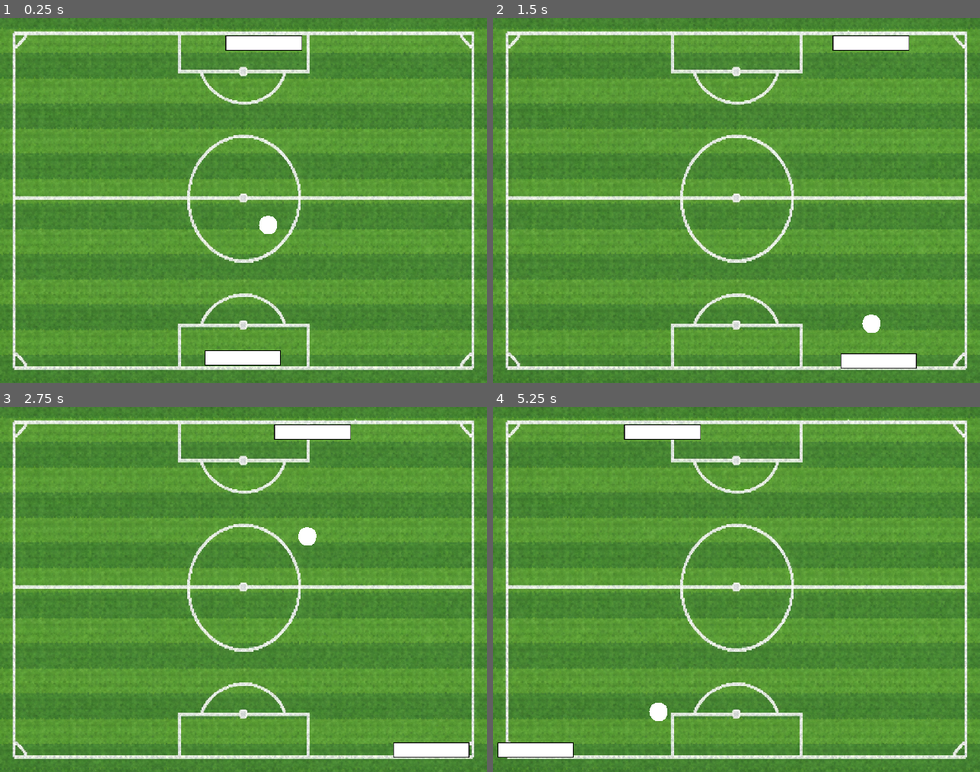
Above: before the commit, frames 1-4 (two rows, left to right).
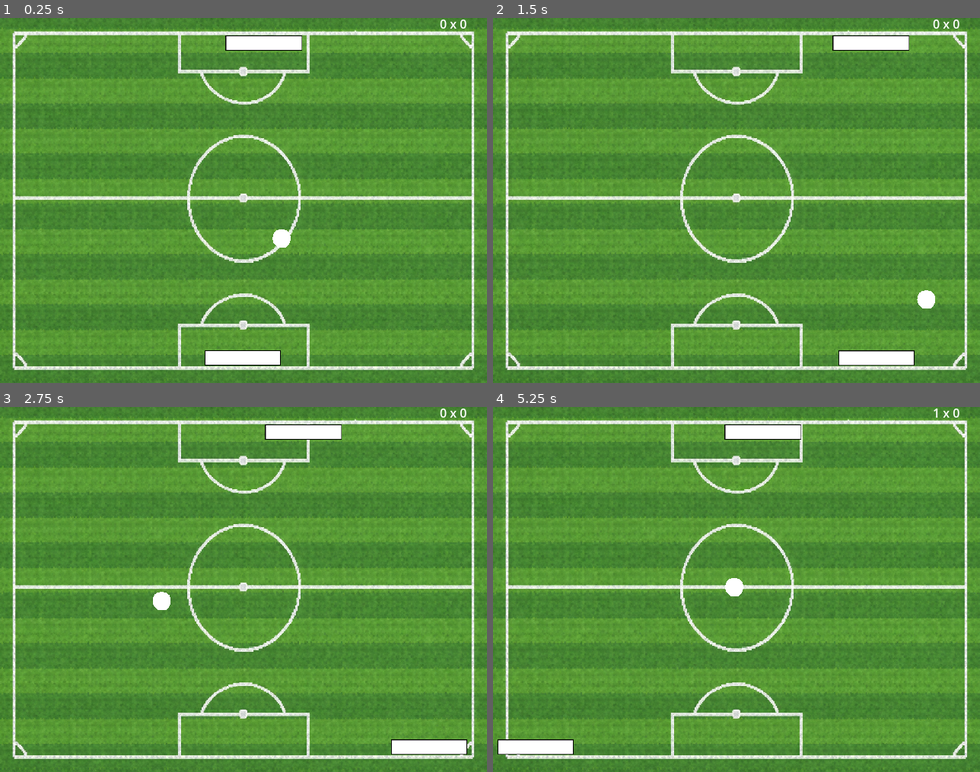
Above: after the commit, the same moments.

Repository: fabiolrodriguez/pong
Game: Godot game, scene res://pong.tscn
Same seed, same stepped clock (60 frames per second), same inputs: the game is played once before the commit and once after it.
Inputs:
- Up to frame 1 (0.25 s): no input
- Up to frame 2 (1.5 s): hold Right (ui_right) 0.53-1.28 s; hold Left (ui_left) from 1.28 s (still down)
- Up to frame 3 (2.75 s): release Left (ui_left) at 2.03 s; hold Right (ui_right) from 2.03 s (still down)
- Up to frame 4 (5.25 s): release Right (ui_right) at 3.53 s; hold Left (ui_left) from 3.53 s (still down)

The runs differ from the first frame. In frame 1, 0.3% of the frame differs, in the area x 53-96%, y 0-63%; in frame 2, 0.7%; in frame 3, 0.9%; in frame 4, 2.0%, in the area x 0-96%, y 0-97%.

Commit message:
first working version

Diff:
--- a/ball_2d.gd
+++ b/ball_2d.gd
@@ -1,10 +1,38 @@
 extends CharacterBody2D
 
-@export var speed = 200
+@export var speed = 300
 @export var posicao : Vector2
+var start_position : Vector2
+@onready var placar = get_node("../CanvasLayer/placar")
+@onready var winner = get_node("../CanvasLayer2/winner")
+
+var gols_player = 0
+var gols_enemy = 0
 
 func _ready():
 	velocity = Vector2(1,1).normalized() * speed
+	start_position = global_position
+	reset_ball()
+
+func atualizar_placar():
+	placar.text = "%s x %s" % [gols_player, gols_enemy]
+
+func reset_ball():
+	# volta para a posição inicial
+	global_position = start_position
+
+	# define nova direção
+	velocity = Vector2(1,1).normalized() * speed
+
+func checar_vitoria():
+
+	if gols_player >= 5:
+		winner.text = "VOCÊ VENCEU"
+		get_tree().paused = true
+
+	if gols_enemy >= 5:
+		winner.text = "ADVERSÁRIO VENCEU"
+		get_tree().paused = true
 
 func _physics_process(delta):
 
@@ -13,3 +41,17 @@
 	if collision:
 		velocity = velocity.bounce(collision.get_normal())
 		posicao = global_position
+
+		var collider = collision.get_collider()
+
+		if collider.name == "gol_enemy":
+			gols_player = gols_player + 1
+			atualizar_placar()
+			checar_vitoria()
+			reset_ball()
+
+		if collider.name == "gol_player":
+			gols_enemy = gols_enemy + 1
+			atualizar_placar()
+			checar_vitoria()
+			reset_ball()
--- a/gol.gd
+++ b/gol.gd
@@ -17,7 +17,7 @@
 		score_enemy += 1
 		reset_ball()
 
-	print("Player: ", score_player, "Enemy: ", score_enemy)
+	#print("Player: ", score_player, "Enemy: ", score_enemy)
 
 func reset_ball():
 
--- a/pong.tscn
+++ b/pong.tscn
@@ -10,11 +10,16 @@
 [sub_resource type="RectangleShape2D" id="RectangleShape2D_8w31r"]
 size = Vector2(4, 479)
 
+[sub_resource type="RectangleShape2D" id="RectangleShape2D_ludyb"]
+size = Vector2(625.5, 16)
+
 [sub_resource type="RectangleShape2D" id="RectangleShape2D_7860c"]
 size = Vector2(101, 19)
 
 [sub_resource type="CircleShape2D" id="CircleShape2D_a6iag"]
 radius = 12.165525
+
+[sub_resource type="LabelSettings" id="LabelSettings_ludyb"]
 
 [node name="world" type="Node2D" unique_id=1549769744]
 script = ExtResource("1_ludyb")
@@ -26,15 +31,30 @@
 [node name="limite_direito" type="StaticBody2D" parent="Background" unique_id=1549253523]
 
 [node name="colisor_lateral_direta" type="CollisionShape2D" parent="Background/limite_direito" unique_id=56195748]
-visibility_layer = 2
+visibility_layer = 14
 position = Vector2(-316, -0.5)
 shape = SubResource("RectangleShape2D_8w31r")
 
 [node name="limite_esquerdo" type="StaticBody2D" parent="Background" unique_id=961211308]
 
 [node name="colisor_lateral_esquerda" type="CollisionShape2D" parent="Background/limite_esquerdo" unique_id=879334072]
+visibility_layer = 14
 position = Vector2(316, -0.5)
 shape = SubResource("RectangleShape2D_8w31r")
+
+[node name="gol_player" type="StaticBody2D" parent="Background" unique_id=286850856]
+
+[node name="colisor_bottom" type="CollisionShape2D" parent="Background/gol_player" unique_id=2042337774]
+position = Vector2(0.25, 232)
+shape = SubResource("RectangleShape2D_ludyb")
+debug_color = Color(0.86086196, 0.309639, 0.49053782, 0.41960785)
+
+[node name="gol_enemy" type="StaticBody2D" parent="Background" unique_id=852731149]
+
+[node name="colisor_top" type="CollisionShape2D" parent="Background/gol_enemy" unique_id=1888096108]
+position = Vector2(0.25, -233)
+shape = SubResource("RectangleShape2D_ludyb")
+debug_color = Color(0.86086196, 0.309639, 0.49053782, 0.41960785)
 
 [node name="enemy2D" type="AnimatableBody2D" parent="." unique_id=925834826]
 script = ExtResource("4_ludyb")
@@ -67,3 +87,22 @@
 
 [node name="player" parent="." unique_id=1171382406 instance=ExtResource("2_4opyw")]
 position = Vector2(319, 447)
+
+[node name="CanvasLayer" type="CanvasLayer" parent="." unique_id=421965514]
+
+[node name="placar" type="Label" parent="CanvasLayer" unique_id=176797969]
+offset_left = 578.0
+offset_top = -4.0
+offset_right = 618.0
+offset_bottom = 19.0
+text = "0 x 0"
+
+[node name="CanvasLayer2" type="CanvasLayer" parent="." unique_id=1174869244]
+
+[node name="winner" type="Label" parent="CanvasLayer2" unique_id=1940449584]
+offset_left = 207.0
+offset_top = 175.0
+offset_right = 422.0
+offset_bottom = 296.0
+label_settings = SubResource("LabelSettings_ludyb")
+horizontal_alignment = 1
